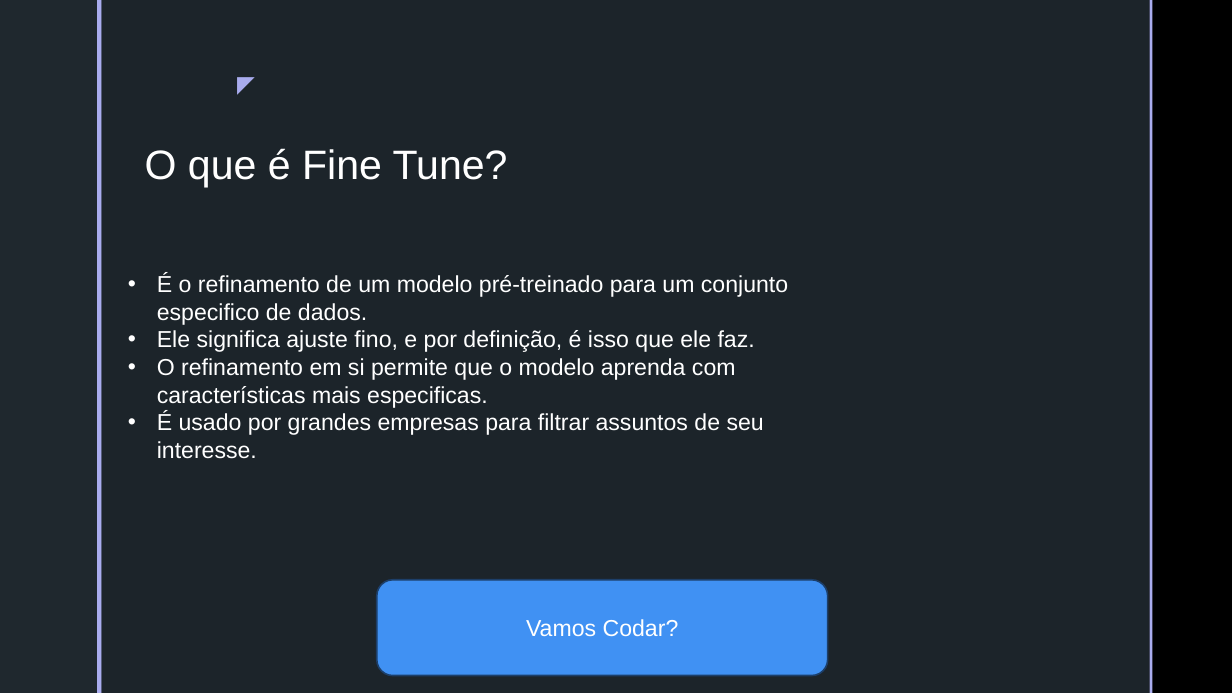
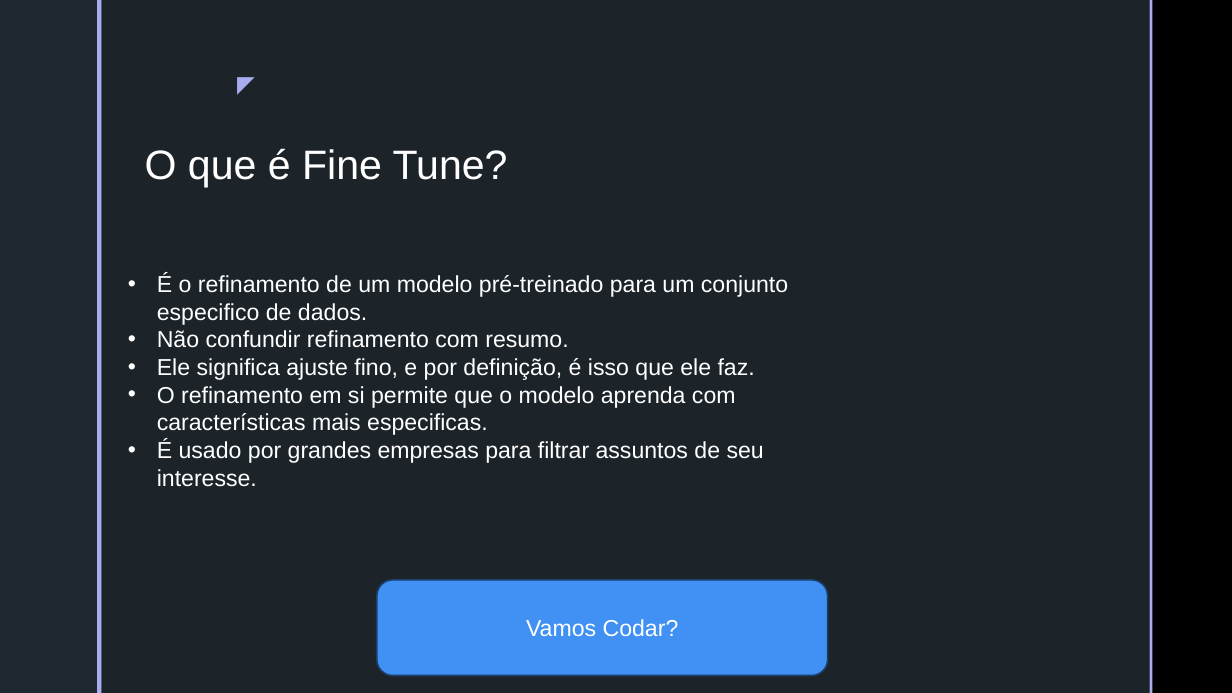
Before and after one commit to batestin1/code_the_future_diobot, a slide deck: slide 19 of materiais/LLM-DIO.pptx (slide 16 before the commit). Drawn at 1232x693 pixels with LibreOffice and Linux fonts; fonts in the diff are those of the drawing; background and template pictures are left out. Boxes give left, top, right and bottom in pixels: in the first picture for what was removed or moved away, otherwise in the second. Text is boxed around its words. In the diff, an @@ line names an element or a change of style, - is before the commit and + after.

```diff
--- a/materiais/LLM-DIO.pptx
+++ b/materiais/LLM-DIO.pptx
@@ text at (x1=157, y1=330, x2=568, y2=348): paragraph added @@
+• Não confundir refinamento com resumo.
```
Also in this commit, not shown: 6 other slides changed, 1 slide added, 5 other files.
